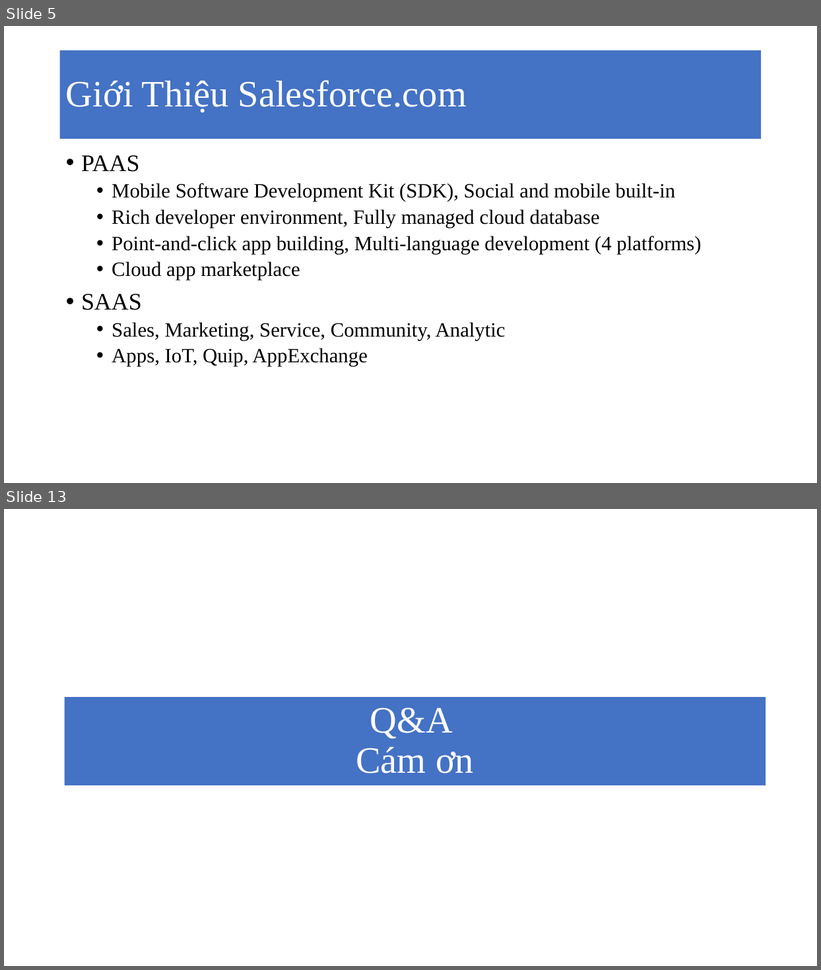
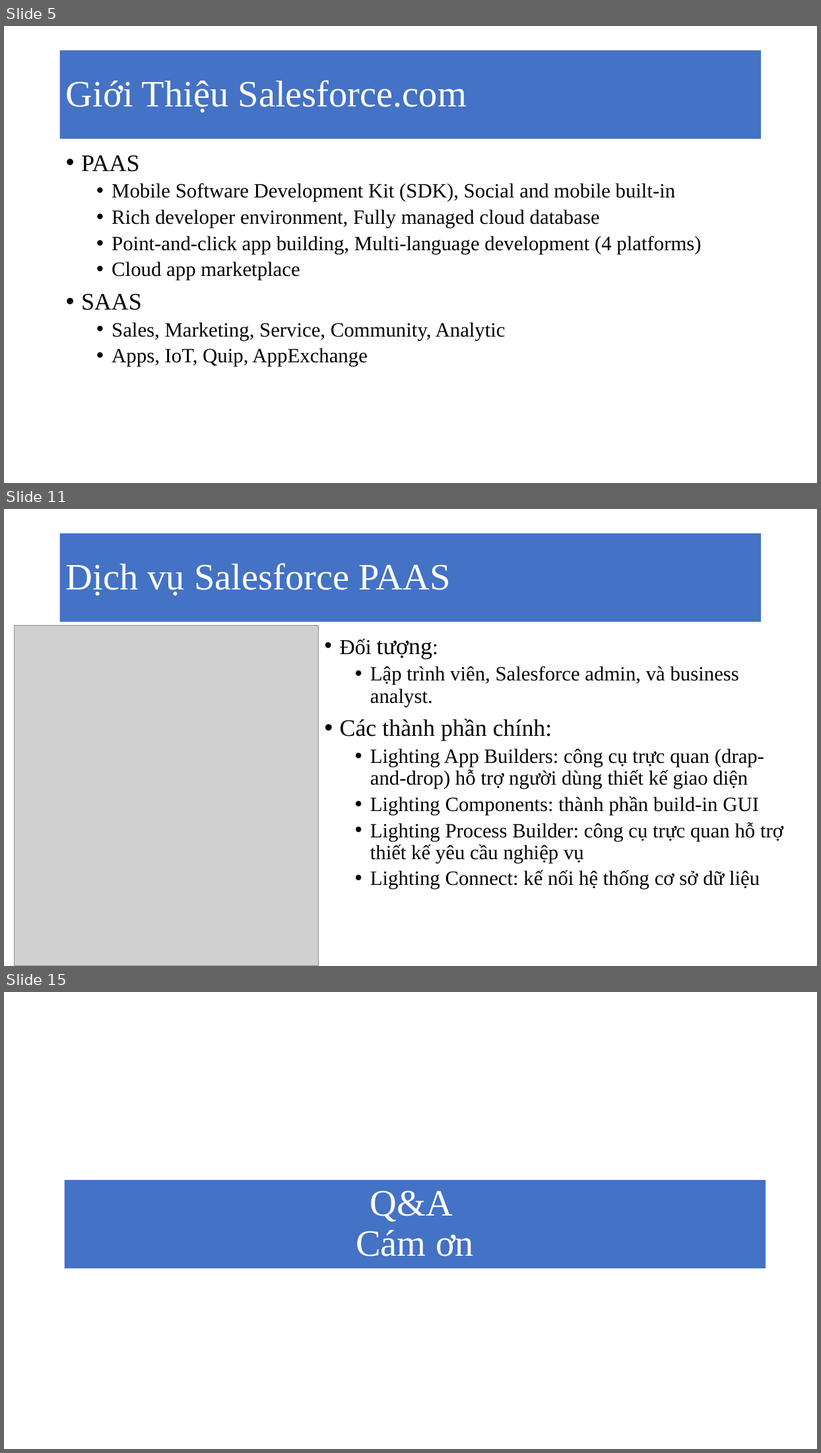
Before and after one commit to MaiBui/graduate-class, a slide deck: cloud_computing/Salesforce.pptx. Shown one above the other, each under a label of ours: slides 5 and 13 before the commit, slides 5, 11 and 15 after it; the slides between them are not shown. The pictures are 821x970 and 821x1453 pixels, drawn with LibreOffice and Linux fonts; fonts in the diff are those of the drawing; grey boxes stand for pictures. Boxes give left, top, right and bottom in pixels: in the first picture for what was removed or moved away, otherwise in the second. Text is boxed around its words. In the diff, an @@ line names an element or a change of style, - is before the commit and + after.

```diff
--- a/cloud_computing/Salesforce.pptx
+++ b/cloud_computing/Salesforce.pptx
@@ slide 11 added at [4, 509, 817, 966], background #FFFFFF @@
@@ title added at [60, 533, 762, 622], fill #4472C4, 44 pt, text #FFFFFF @@
+Dịch vụ Salesforce PAAS
@@ picture added at [15, 626, 319, 966] @@
@@ text added at [340, 638, 783, 889], 24 pt, text #000000 @@
+• Đối tượng:
+  • Lập trình viên, Salesforce admin, và business analyst.
+• Các thành phần chính:
+  • Lighting App Builders: công cụ trực quan (drap-and-drop) hỗ trợ người dùng thiết kế giao diện
+  • Lighting Components: thành phần build-in GUI
+  • Lighting Process Builder: công cụ trực quan hỗ trợ thiết kế yêu cầu nghiệp vụ
+  • Lighting Connect: kế nối hệ thống cơ sở dữ liệu
@@ what was slide 13 is now slide 15 @@
```
Also in this commit, not shown: 8 slides changed, 2 other slides added, 1 slide removed.
